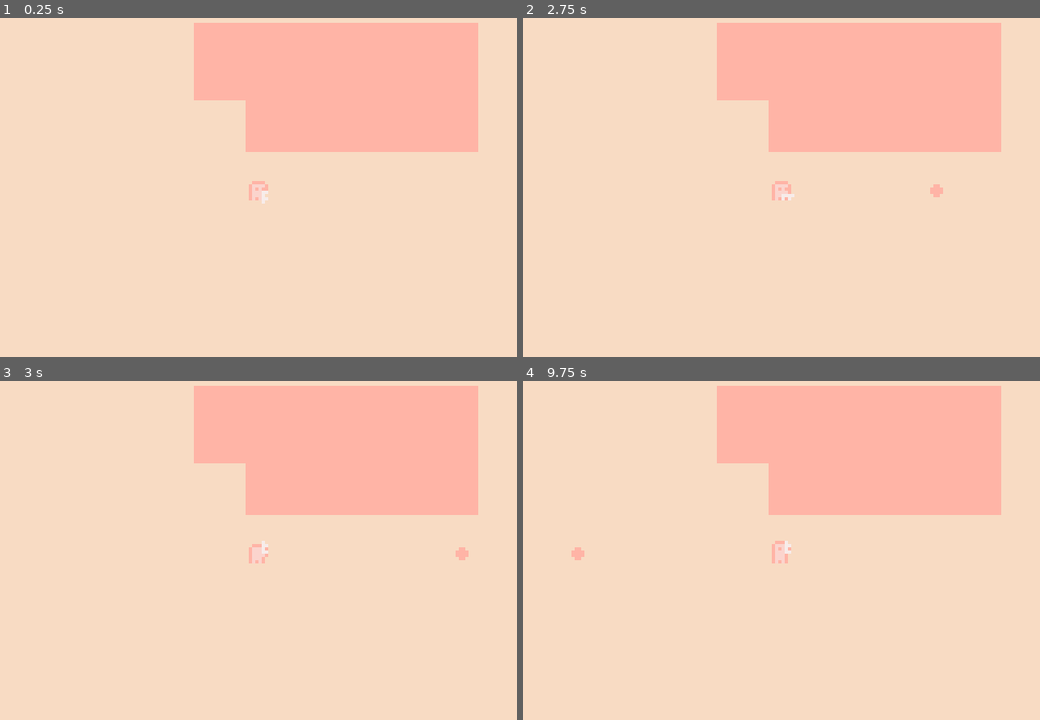
Above: before the commit, frames 1-4 (two rows, left to right).
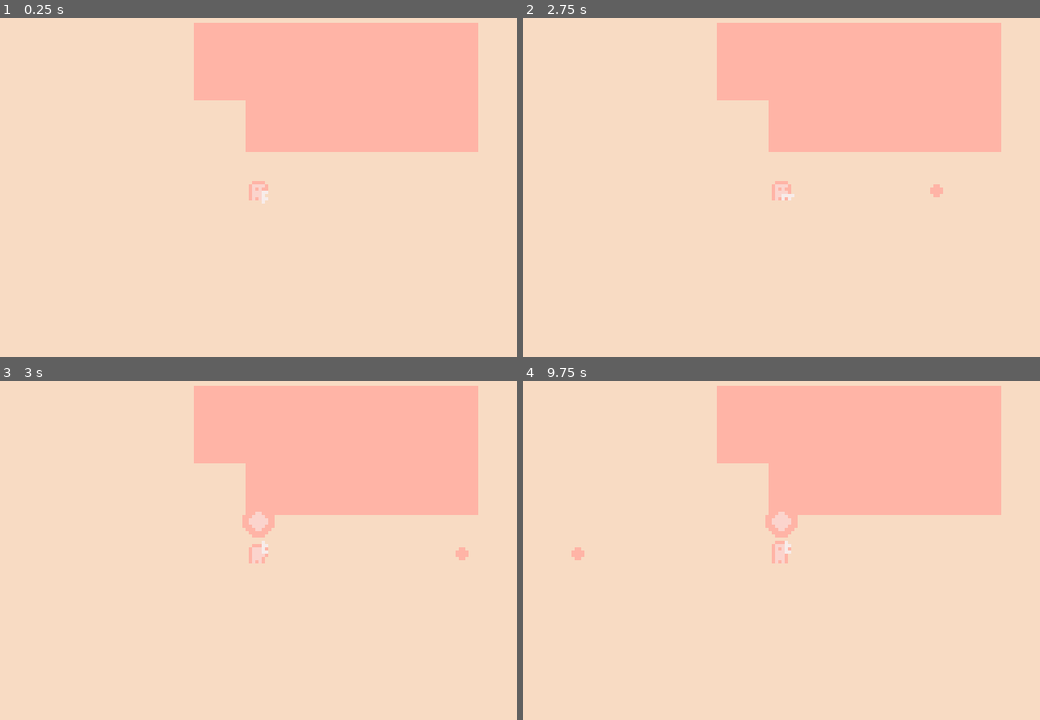
Above: after the commit, the same moments.

Repository: robbertstevens/minijam73
Game: Godot game, scene res://World/World.tscn
Two runs of this game, one before a commit and one after it. Both use one fixed random seed, a clock stepped at 60 frames per second and the inputs below.
Inputs:
- Up to frame 1 (0.25 s): no input
- Up to frame 2 (2.75 s): tap Enter at 0.5 s; hold Right (ui_right) 0.53-1.28 s; hold Down (ui_down) 1.28-2.03 s; hold Right (ui_right) from 2.03 s (still down)
- Up to frame 3 (3 s): release Right (ui_right) at 2.78 s; hold Up (ui_up) from 2.78 s (still down)
- Up to frame 4 (9.75 s): release Up (ui_up) at 3.53 s; hold Left (ui_left) 3.53-5.03 s; tap Space at 5 s; hold Down (ui_down) 5.03-5.78 s; hold Right (ui_right) 5.78-6.53 s; hold Up (ui_up) 6.53-7.28 s; hold Right (ui_right) 7.28-8.03 s; hold Down (ui_down) 8.03-8.78 s; hold Left (ui_left) 8.78-9.53 s; hold Up (ui_up) from 9.53 s (still down)

Frames 1-2 are identical in both runs. In frame 3, 0.2% of the frame differs, in the area x 46-54%, y 38-47%; in frame 4, 0.2%.

Commit message:
Bullet hit effect

Diff:
--- a/Bullet/Bullet.gd
+++ b/Bullet/Bullet.gd
@@ -1,12 +1,12 @@
 extends KinematicBody2D
 
 export (int) var speed = 60
+export (PackedScene) var hit_effect;
 
 var direction = Vector2()
 var gun_velocity = Vector2()
 
 func _ready() -> void:
-
 	$AnimatedSprite.play("default")
 	$AnimatedSprite.playing = true
 
@@ -16,3 +16,7 @@
 
 func _on_Timer_timeout() -> void:
 	queue_free() # Replace with function body.
+
+func _on_HitBox_body_entered(body: Node) -> void:
+	var b = Global.add_child_to_world(hit_effect, global_position)
+	queue_free()
--- a/Bullet/Bullet.tscn
+++ b/Bullet/Bullet.tscn
@@ -1,7 +1,9 @@
-[gd_scene load_steps=6 format=2]
+[gd_scene load_steps=9 format=2]
 
 [ext_resource path="res://Bullet/Bullet.png" type="Texture" id=1]
 [ext_resource path="res://Bullet/Bullet.gd" type="Script" id=2]
+[ext_resource path="res://Shared/HitBox.tscn" type="PackedScene" id=3]
+[ext_resource path="res://Bullet/HitEffect.tscn" type="PackedScene" id=4]
 
 [sub_resource type="AtlasTexture" id=1]
 atlas = ExtResource( 1 )
@@ -19,9 +21,15 @@
 "speed": 50.0
 } ]
 
+[sub_resource type="CircleShape2D" id=4]
+radius = 2.0
+
 [node name="Bullet" type="KinematicBody2D"]
 z_index = 1
+collision_layer = 0
+collision_mask = 0
 script = ExtResource( 2 )
+hit_effect = ExtResource( 4 )
 
 [node name="AnimatedSprite" type="AnimatedSprite" parent="."]
 frames = SubResource( 3 )
@@ -30,4 +38,13 @@
 wait_time = 2.0
 one_shot = true
 autostart = true
+
+[node name="HitBox" parent="." instance=ExtResource( 3 )]
+collision_layer = 0
+collision_mask = 6
+
+[node name="CollisionShape2D" type="CollisionShape2D" parent="HitBox"]
+shape = SubResource( 4 )
 [connection signal="timeout" from="Timer" to="." method="_on_Timer_timeout"]
+[connection signal="area_entered" from="HitBox" to="." method="_on_HitBox_area_entered"]
+[connection signal="body_entered" from="HitBox" to="." method="_on_HitBox_body_entered"]
--- /dev/null
+++ b/Bullet/HitEffect.gd
@@ -0,0 +1,8 @@
+extends AnimatedSprite
+
+func _ready() -> void:
+	play("default")
+	playing = true
+
+func _on_HitEffect_animation_finished() -> void:
+	queue_free()
--- /dev/null
+++ b/Bullet/HitEffect.tscn
@@ -0,0 +1,26 @@
+[gd_scene load_steps=6 format=2]
+
+[ext_resource path="res://Bullet/HitEffect.gd" type="Script" id=1]
+[ext_resource path="res://Bullet/Bullet.png" type="Texture" id=2]
+
+[sub_resource type="AtlasTexture" id=1]
+atlas = ExtResource( 2 )
+region = Rect2( 16, 0, 16, 16 )
+
+[sub_resource type="AtlasTexture" id=2]
+atlas = ExtResource( 2 )
+region = Rect2( 0, 0, 16, 16 )
+
+[sub_resource type="SpriteFrames" id=3]
+animations = [ {
+"frames": [ SubResource( 1 ), SubResource( 2 ) ],
+"loop": false,
+"name": "default",
+"speed": 10.0
+} ]
+
+[node name="HitEffect" type="AnimatedSprite"]
+z_index = 1
+frames = SubResource( 3 )
+script = ExtResource( 1 )
+[connection signal="animation_finished" from="." to="." method="_on_HitEffect_animation_finished"]
--- a/Character/Character.tscn
+++ b/Character/Character.tscn
@@ -1,8 +1,9 @@
-[gd_scene load_steps=23 format=2]
+[gd_scene load_steps=25 format=2]
 
 [ext_resource path="res://Character/Character.png" type="Texture" id=1]
 [ext_resource path="res://Character/Character.gd" type="Script" id=2]
 [ext_resource path="res://Gun/Gun.tscn" type="PackedScene" id=3]
+[ext_resource path="res://Shared/HurtBox.tscn" type="PackedScene" id=4]
 
 [sub_resource type="Animation" id=1]
 resource_name = "idle_left"
@@ -140,7 +141,11 @@
 [sub_resource type="CircleShape2D" id=19]
 radius = 2.67656
 
+[sub_resource type="CircleShape2D" id=20]
+radius = 3.28368
+
 [node name="Character" type="KinematicBody2D"]
+collision_mask = 4
 script = ExtResource( 2 )
 speed = 15
 
@@ -148,7 +153,7 @@
 z_index = 1
 texture = ExtResource( 1 )
 hframes = 16
-frame = 8
+frame = 11
 
 [node name="AnimationPlayer" type="AnimationPlayer" parent="."]
 anims/idle_left = SubResource( 1 )
@@ -170,3 +175,9 @@
 position = Vector2( -0.0772781, 0.347759 )
 z_index = 2
 shape = SubResource( 19 )
+
+[node name="HurtBox" parent="." instance=ExtResource( 4 )]
+collision_mask = 2
+
+[node name="CollisionShape2D" type="CollisionShape2D" parent="HurtBox"]
+shape = SubResource( 20 )
--- /dev/null
+++ b/Shared/HitBox.tscn
@@ -0,0 +1,3 @@
+[gd_scene format=2]
+
+[node name="HitBox" type="Area2D"]
--- /dev/null
+++ b/Shared/HurtBox.tscn
@@ -0,0 +1,3 @@
+[gd_scene format=2]
+
+[node name="HurtBox" type="Area2D"]
--- a/World/World.tscn
+++ b/World/World.tscn
@@ -18,5 +18,6 @@
 [node name="TileMap" type="TileMap" parent="."]
 tile_set = ExtResource( 3 )
 cell_size = Vector2( 16, 16 )
+collision_layer = 4
 format = 1
 tile_data = PoolIntArray( -655376, 1, 0, -655375, 1, 0, -655374, 1, 0, -655373, 1, 0, -655372, 1, 0, -655371, 1, 0, -65 …(12125 unchanged characters)…
--- a/project.godot
+++ b/project.godot
@@ -133,6 +133,12 @@
  ]
 }
 
+[layer_names]
+
+2d_physics/layer_1="Player"
+2d_physics/layer_2="Enemy"
+2d_physics/layer_3="Environment"
+
 [rendering]
 
 vram_compression/import_etc=true
